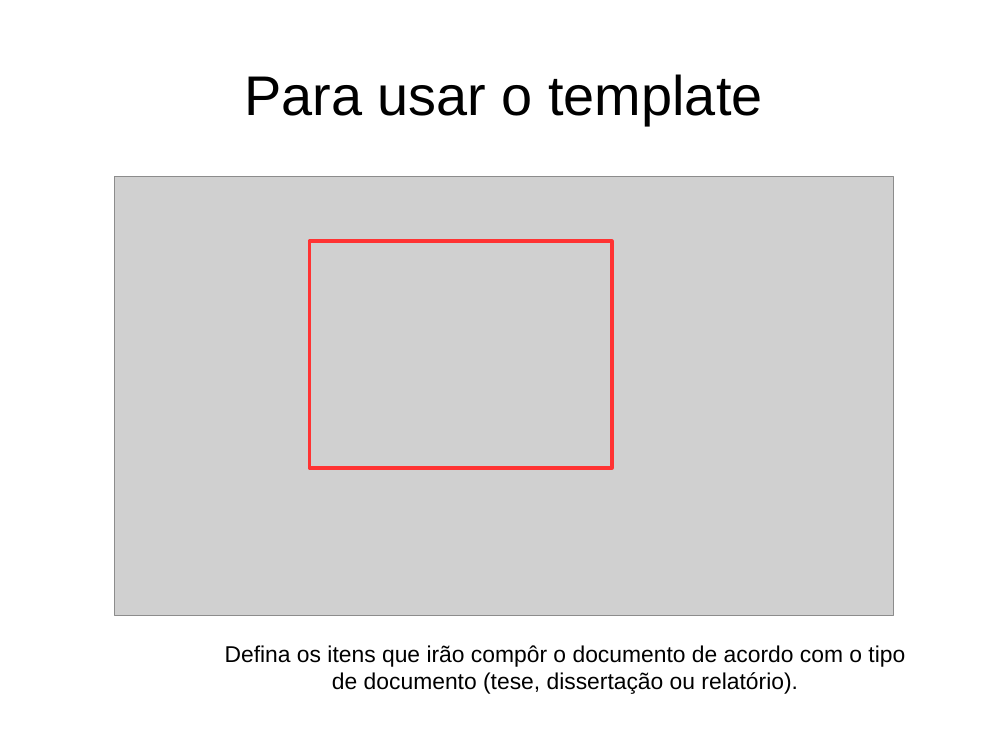
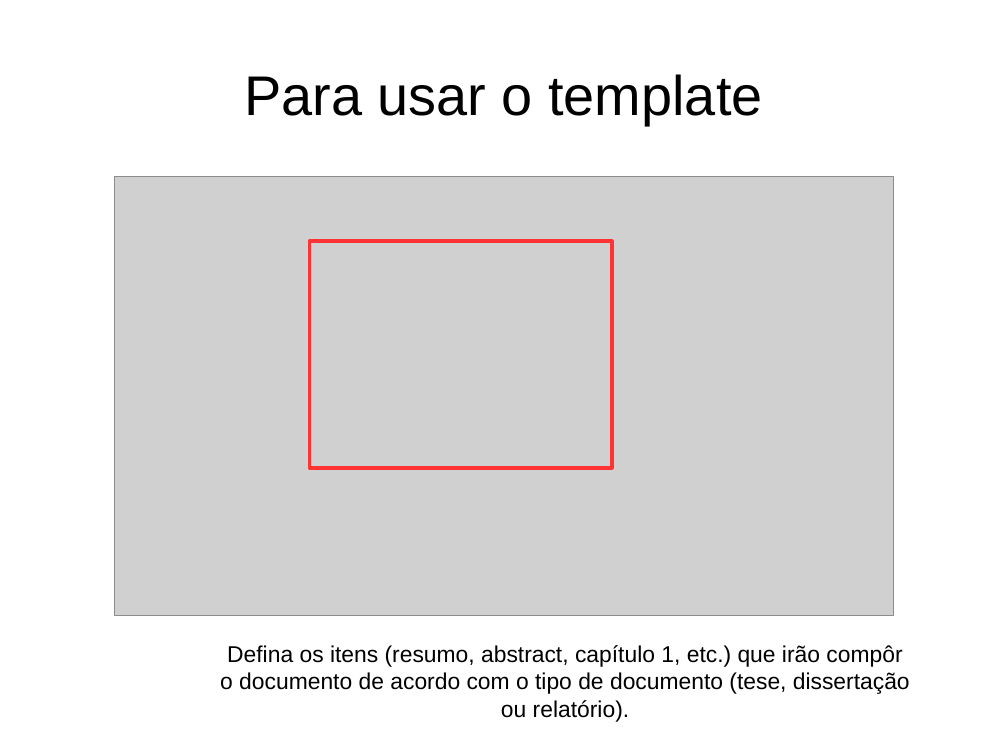
Before and after one commit to birocoles/Templates-geofisica-ON, a slide deck: slide 9 of Tutorial/tutorial_basico.odp (slide 12 before the commit). Drawn at 1008x756 pixels with LibreOffice and Linux fonts; fonts in the diff are those of the drawing; grey boxes stand for pictures. Boxes give left, top, right and bottom in pixels: in the first picture for what was removed or moved away, otherwise in the second. Text is boxed around its words. In the diff, an @@ line names an element or a change of style, - is before the commit and + after.

```diff
--- a/Tutorial/tutorial_basico.odp
+++ b/Tutorial/tutorial_basico.odp
@@ text at (220, 645, 910, 722): text changed @@
-Defina os itens que irão compôr o documento de acordo com o tipo de documento (tese, dissertação ou relatório).
+Defina os itens (resumo, abstract, capítulo 1, etc.) que irão compôr o documento de acordo com o tipo de documento (tese, dissertação ou relatório).
```
Also in this commit, not shown: 11 other slides changed, 1 slide added, 3 slides removed, 3 other files.
